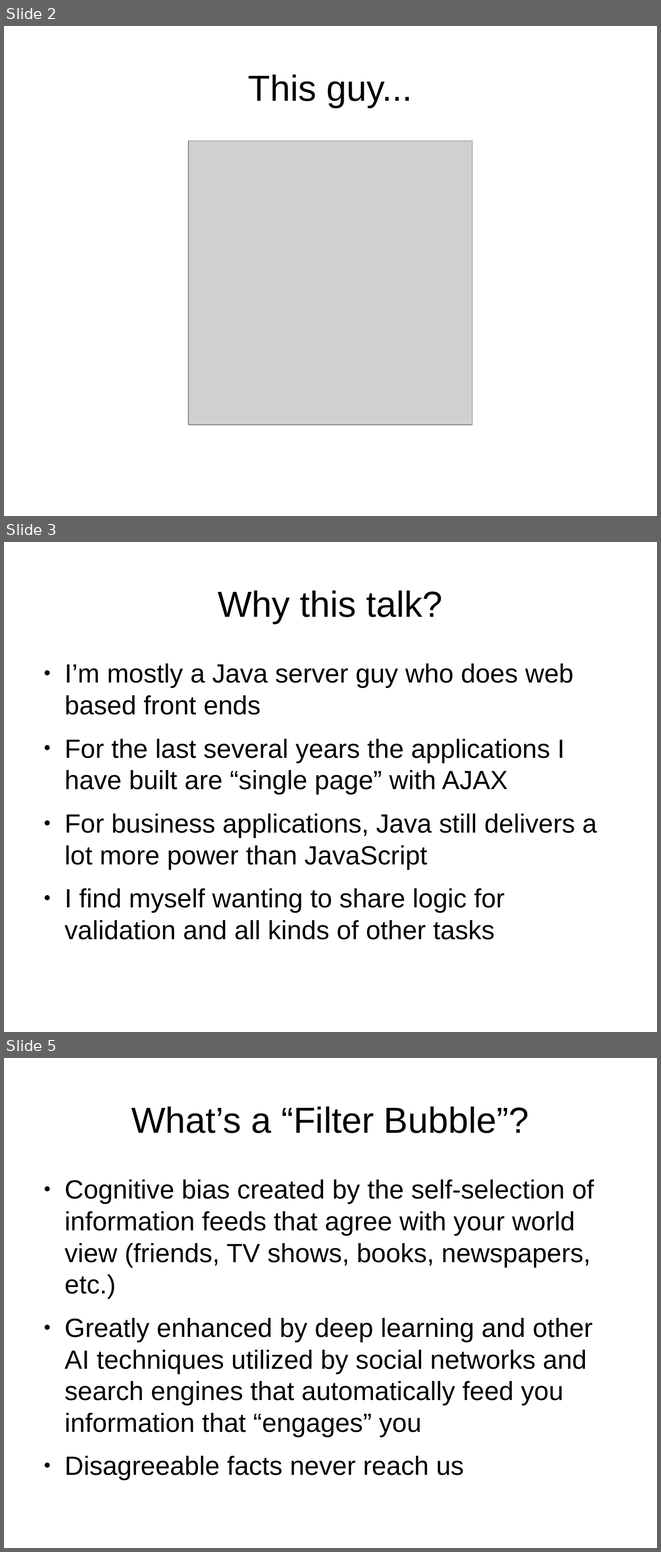
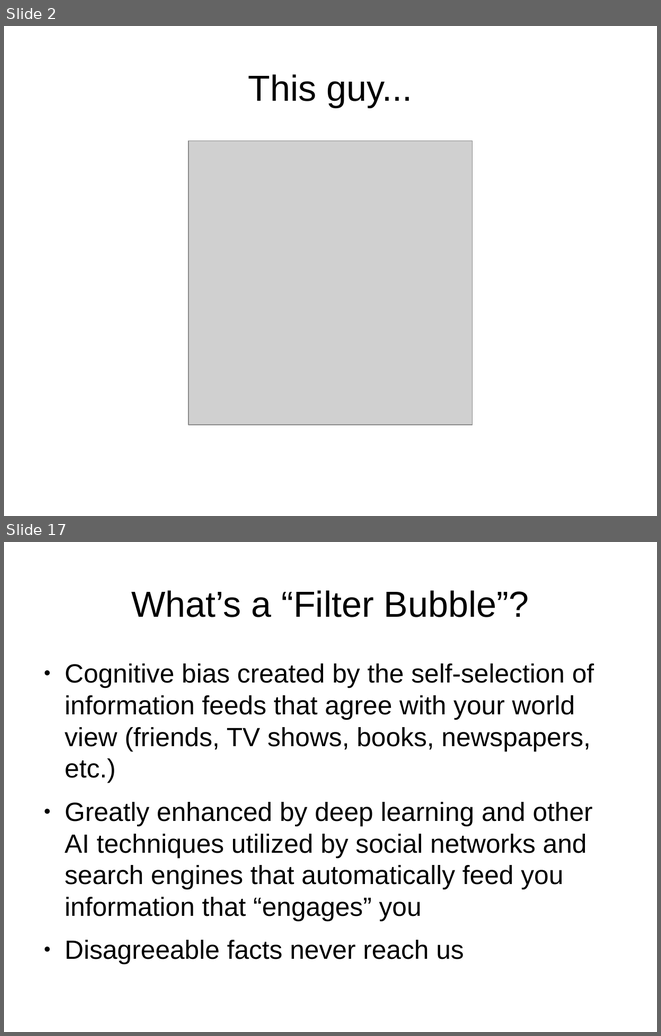
Before and after one commit to filterbubbler/java-tour-slides, a slide deck: java-talk.odp. Shown one above the other, each under a label of ours: slides 2, 3 and 5 before the commit, slides 2 and 17 after it; the slides between them are not shown. The pictures are 661x1552 and 661x1036 pixels, drawn with LibreOffice and Linux fonts; fonts in the diff are those of the drawing; grey boxes stand for pictures. Boxes give left, top, right and bottom in pixels: in the first picture for what was removed or moved away, otherwise in the second. Text is boxed around its words. In the diff, an @@ line names an element or a change of style, - is before the commit and + after.

```diff
--- a/java-talk.odp
+++ b/java-talk.odp
@@ slide 3 removed at [4, 542, 657, 1032], background #FFFFFF @@
@@ title removed at [218, 590, 443, 623] @@
-Why this talk?
@@ text removed at [64, 663, 597, 940] @@
-● I’m mostly a Java server guy who does web based front ends
-● For the last several years the applications I have built are “single page” with AJAX
-● For business applications, Java still delivers a lot more power than JavaScript
-● I find myself wanting to share logic for validation and all kinds of other tasks
@@ what was slide 5 is now slide 17 @@
```
Also in this commit, not shown: 1 slide changed, 11 slides added, 1 other slide removed, 1 other file.
